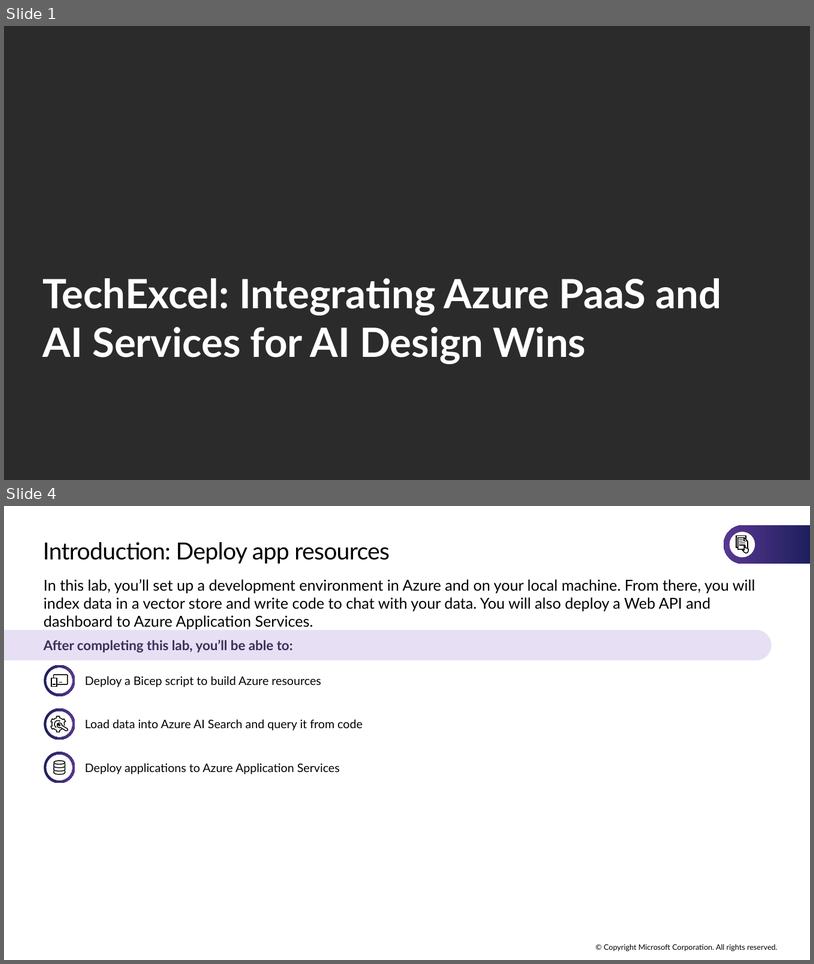
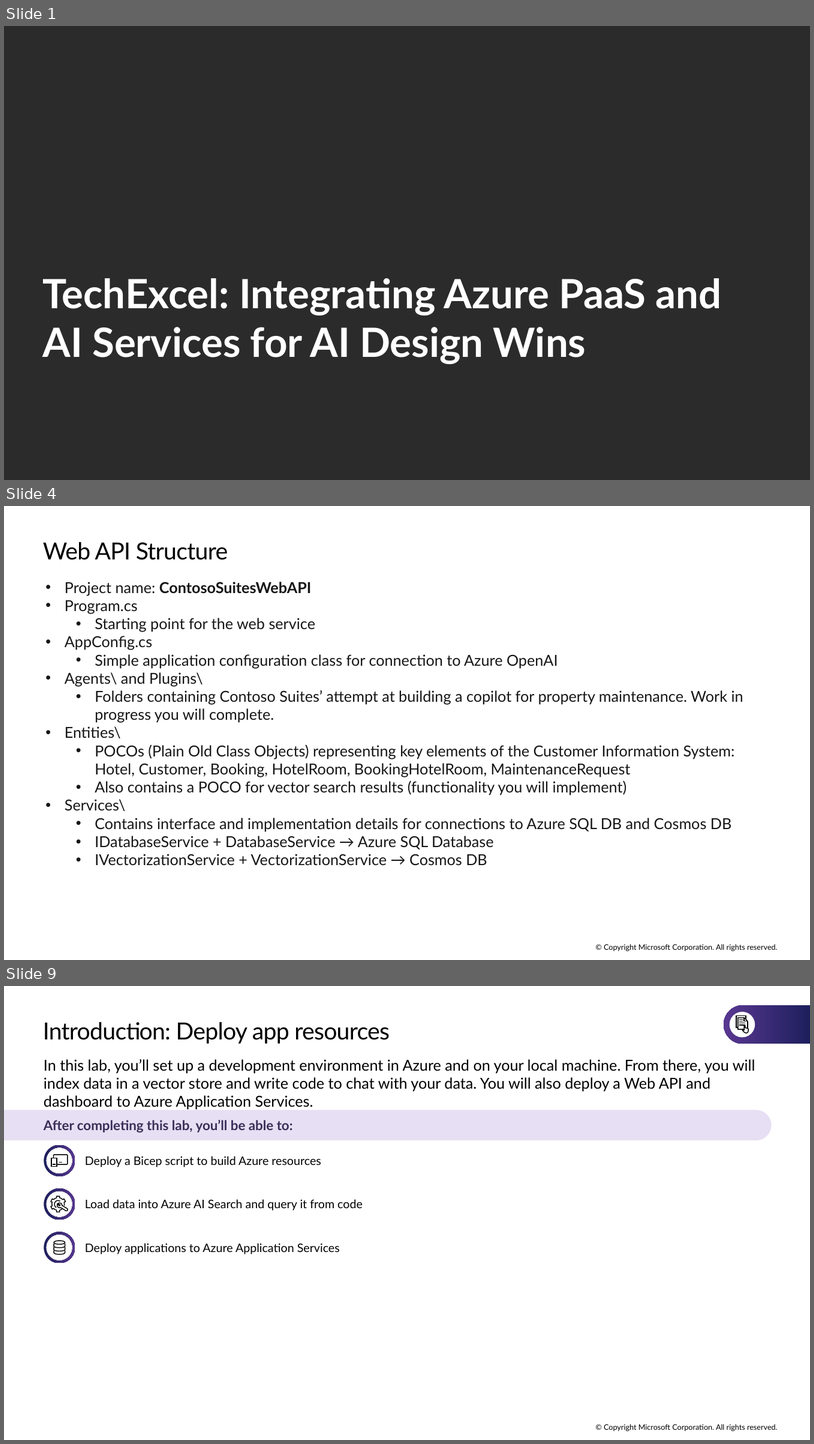
Before and after one commit to microsoft/TechExcel-Integrating-Azure-PaaS-and-AI-Services-for-AI-Design-Wins, a slide deck: slides/Lab Slides.pptx. Shown one above the other, each under a label of ours: slides 1 and 4 before the commit, slides 1, 4 and 9 after it; the slides between them are not shown. The pictures are 814x964 and 814x1444 pixels, drawn with LibreOffice and Linux fonts; fonts in the diff are those of the drawing; background and template pictures are left out; a plain dark background stands for a picture behind light text. Boxes give left, top, right and bottom in pixels: in the first picture for what was removed or moved away, otherwise in the second. Text is boxed around its words. In the diff, an @@ line names an element or a change of style, - is before the commit and + after.

```diff
--- a/slides/Lab Slides.pptx
+++ b/slides/Lab Slides.pptx
@@ slide 4 added at box(4, 506, 810, 960), background #FFFFFF; not listed: 1 template element that a slide beside it also shows @@
@@ title added at box(43, 542, 228, 560), 28 pt, text #000000 @@
+Web API Structure
@@ text added at box(65, 582, 744, 865), 18 pt, text #161616 @@
+• Project name: ContosoSuitesWebAPI
+• Program.cs
+  • Starting point for the web service
+• AppConfig.cs
+  • Simple application configuration class for connection to Azure OpenAI
+• Agents\ and Plugins\
+  • Folders containing Contoso Suites’ attempt at building a copilot for property maintenance. Work in progress you will complete.
+• Entities\
+  • POCOs (Plain Old Class Objects) representing key elements of the Customer Information System: Hotel, Customer, Booking, HotelRoom, BookingHotelRoom, MaintenanceRequest
+  • Also contains a POCO for vector search results (functionality you will implement)
+• Services\
+  • Contains interface and implementation details for connections to Azure SQL DB and Cosmos DB
+  • IDatabaseService + DatabaseService → Azure SQL Database
+  • IVectorizationService + VectorizationService → Cosmos DB
@@ what was slide 4 is now slide 9 @@
```
Also in this commit, not shown: 1 slide changed, 4 other slides added.
